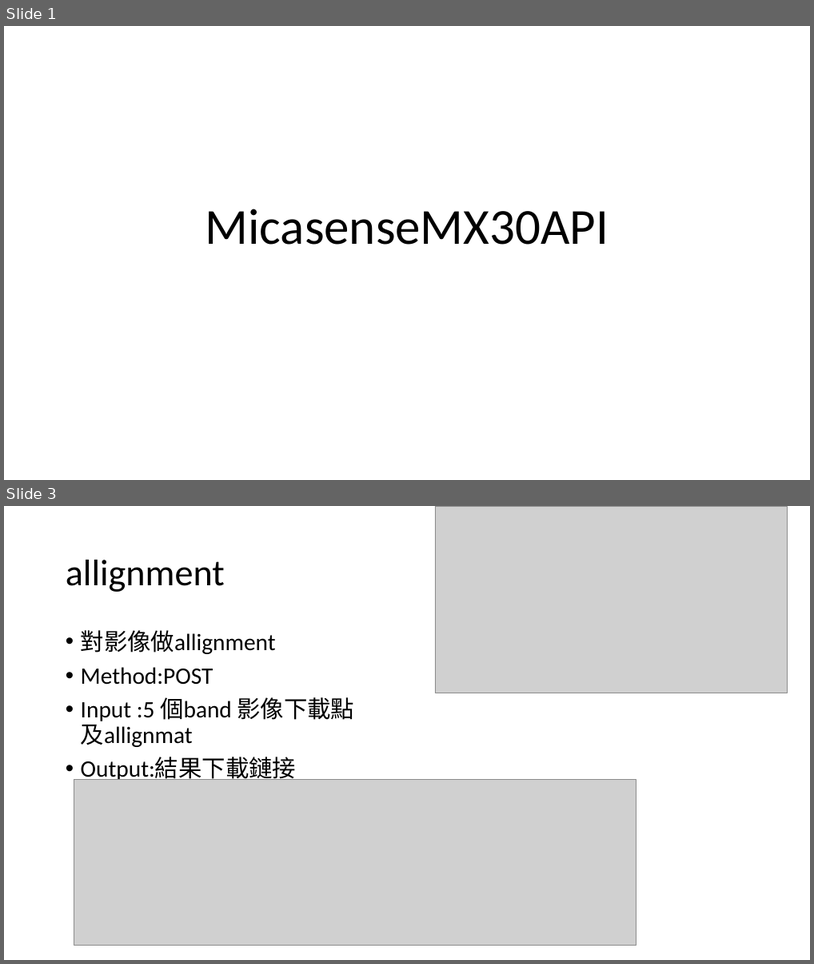
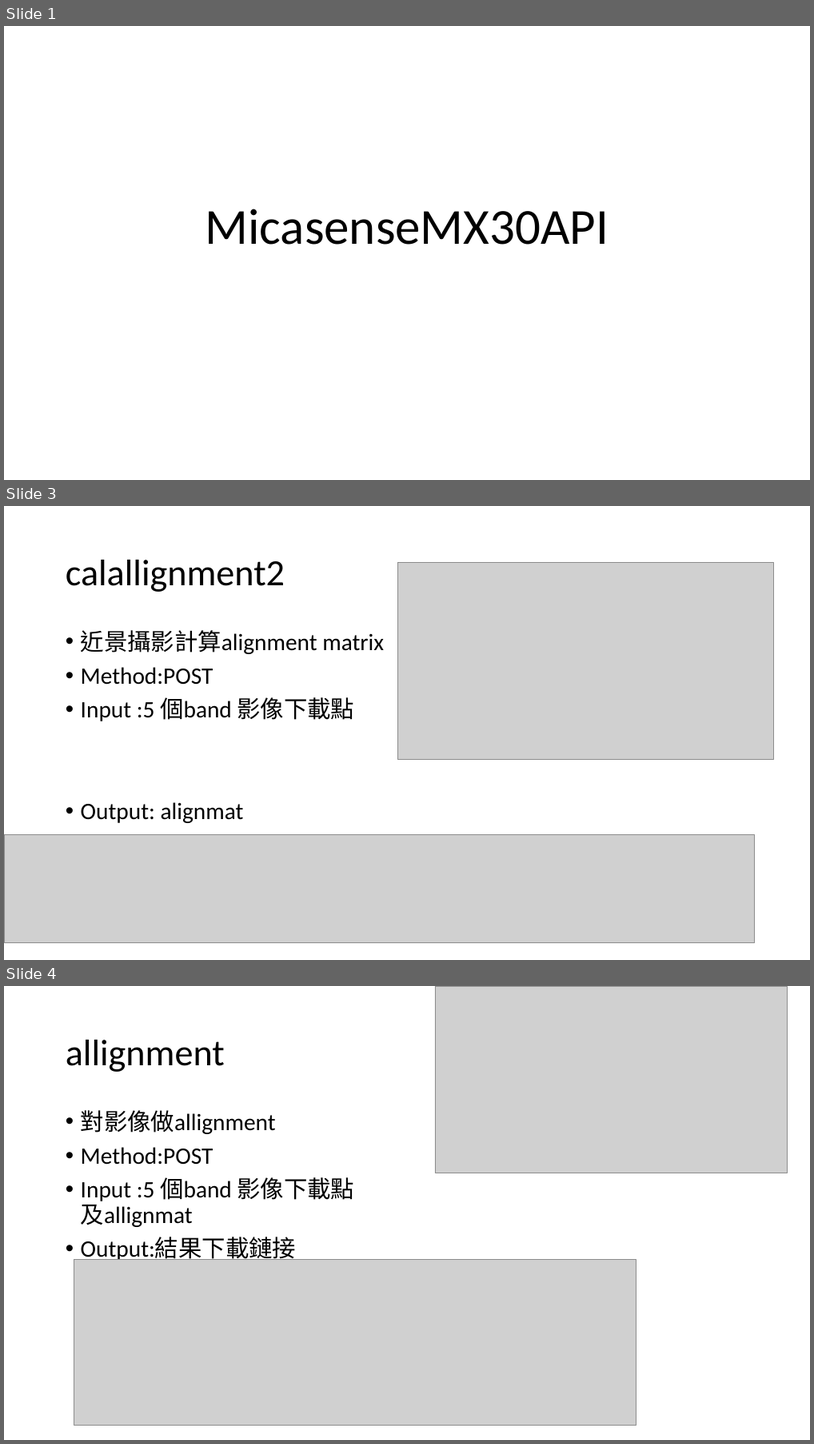
Before and after one commit to hongping1224/MicasenseMX30API, a slide deck: MicasenseMX30API.pptx. Shown one above the other, each under a label of ours: slides 1 and 3 before the commit, slides 1, 3 and 4 after it; the slides between them are not shown. The pictures are 814x964 and 814x1444 pixels, drawn with LibreOffice and Linux fonts; fonts in the diff are those of the drawing; grey boxes stand for pictures. Boxes give left, top, right and bottom in pixels: in the first picture for what was removed or moved away, otherwise in the second. Text is boxed around its words. In the diff, an @@ line names an element or a change of style, - is before the commit and + after.

Commit message:
added maxiteration control to calallignment and added calallignment2 for closeup image

```diff
--- a/MicasenseMX30API.pptx
+++ b/MicasenseMX30API.pptx
@@ slide 3 added at box(4, 506, 810, 960), background #FFFFFF @@
@@ title added at box(66, 560, 285, 592), 44 pt, text #000000 @@
+calallignment2
@@ picture added at box(398, 562, 774, 760) @@
@@ text added at box(81, 630, 384, 823), 28 pt, text #000000 @@
+• 近景攝影計算alignment matrix
+• Method:POST
+• Input :5 個band 影像下載點
+• Output: alignmat
@@ picture added at box(4, 835, 755, 942) @@
@@ what was slide 3 is now slide 4 @@
```
Also in this commit, not shown: 1 slide changed, 3 other files.
